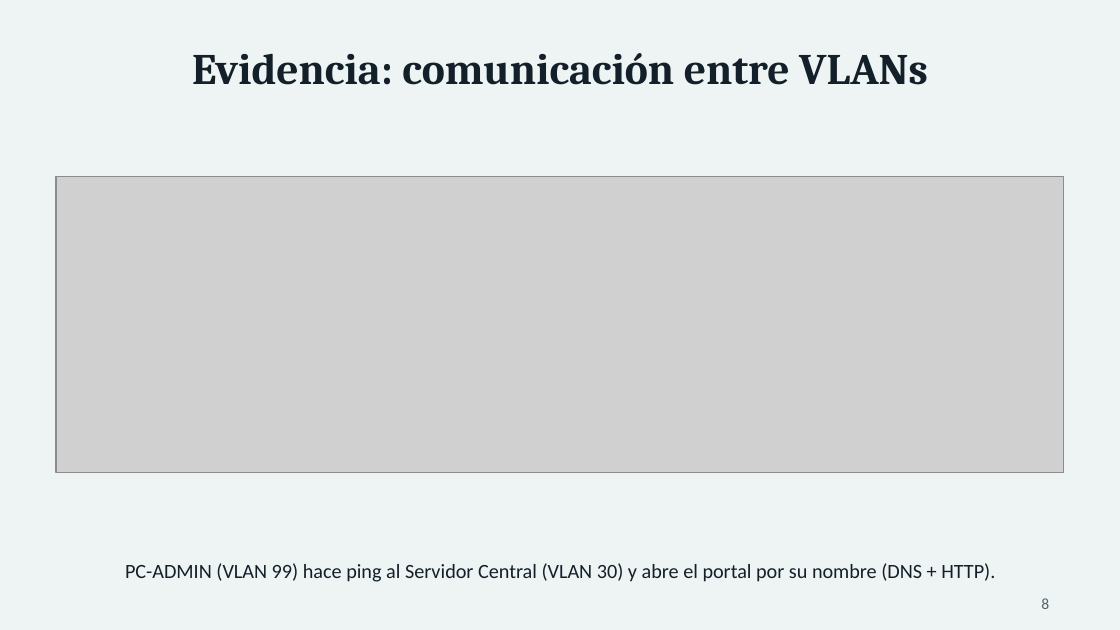
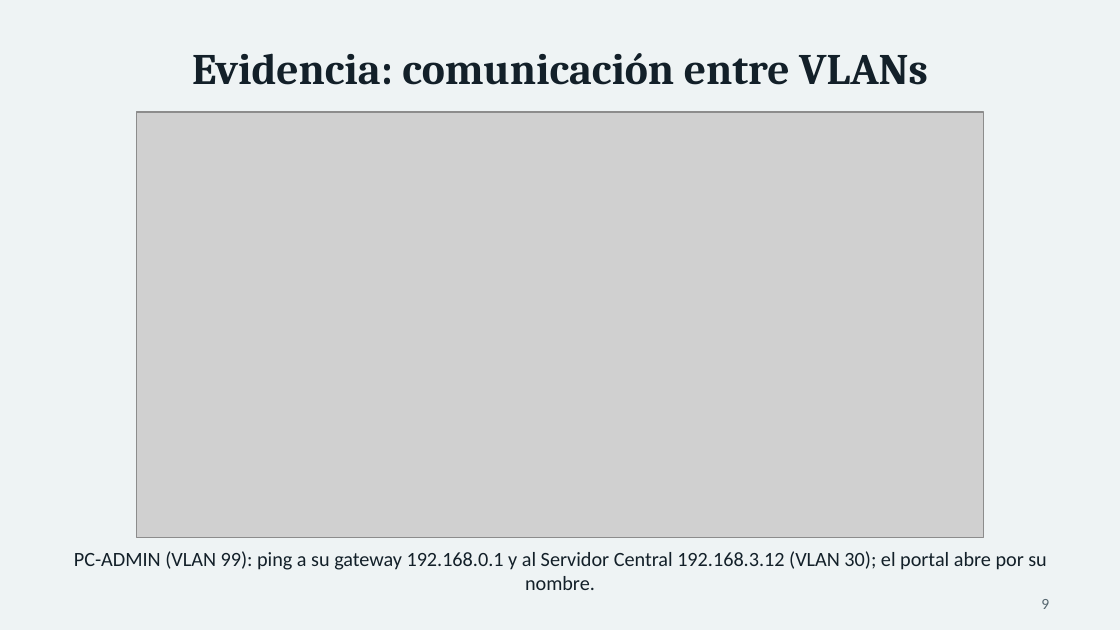
Before and after one commit to USX22/inalambricreds2, a slide deck: slide 9 of entregables/Presentacion_InnovaLogistics.pptx (slide 8 before the commit). Drawn at 1120x630 pixels with LibreOffice and Linux fonts; fonts in the diff are those of the drawing; grey boxes stand for pictures. Boxes give left, top, right and bottom in pixels: in the first picture for what was removed or moved away, otherwise in the second. Text is boxed around its words. In the diff, an @@ line names an element or a change of style, - is before the commit and + after.

```diff
--- a/entregables/Presentacion_InnovaLogistics.pptx
+++ b/entregables/Presentacion_InnovaLogistics.pptx
@@ picture: place and size @@
-picture at [56,177,1064,473]
+picture at [137,112,984,538]
@@ text at [74,551,1047,590]: text changed @@
-PC-ADMIN (VLAN 99) hace ping al Servidor Central (VLAN 30) y abre el portal por su nombre (DNS + HTTP).
+PC-ADMIN (VLAN 99): ping a su gateway 192.168.0.1 y al Servidor Central 192.168.3.12 (VLAN 30); el portal abre por su nombre.
@@ page number at [1041,599,1049,609]: text changed @@
-8
+9
```
Also in this commit, not shown: 1 other slide changed, 1 slide added, 5 other files.
